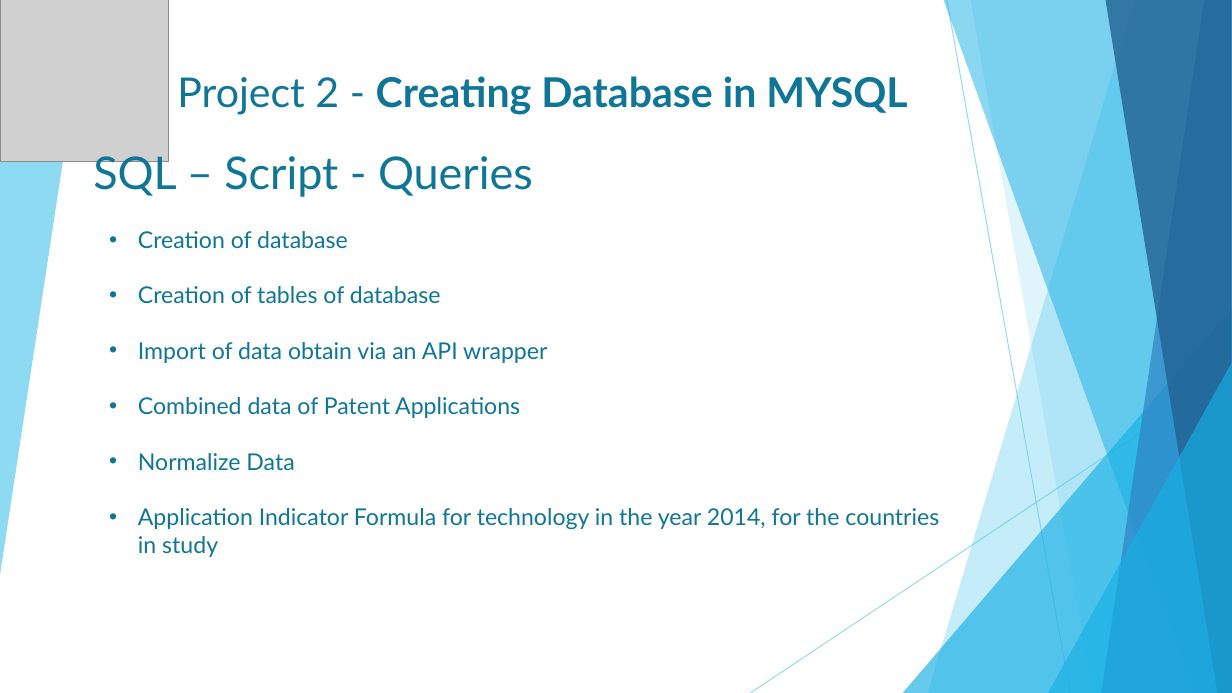
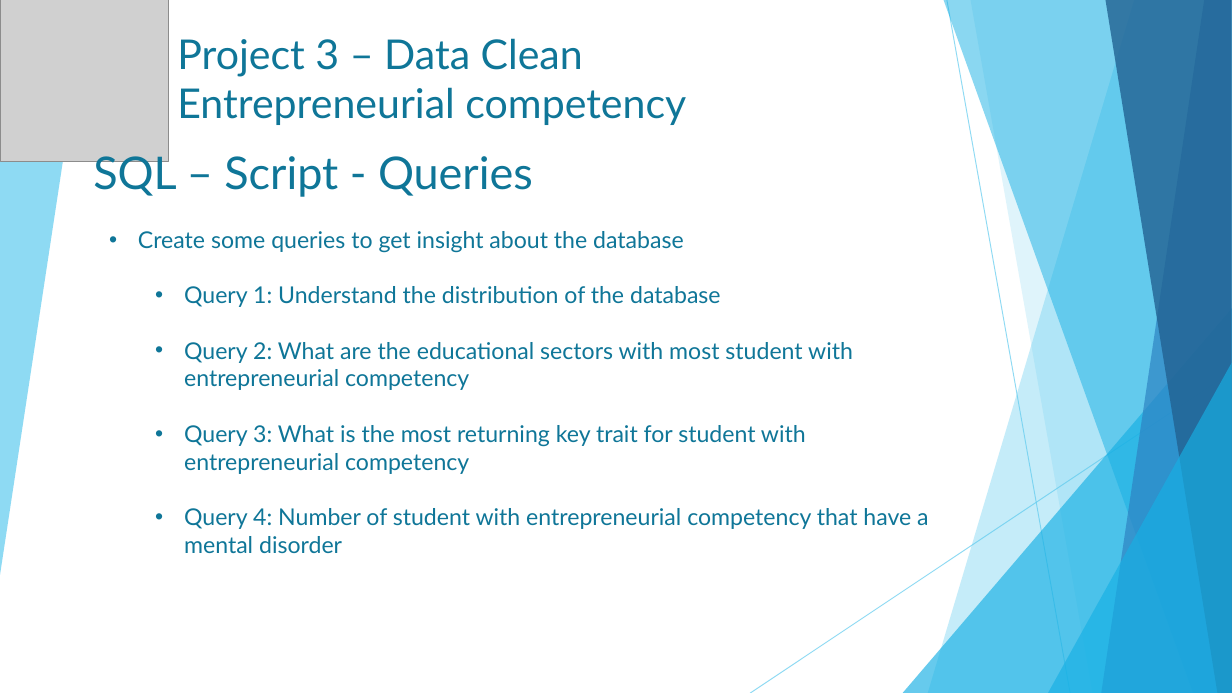
Before and after one commit to Edgart371/Project-3-Clean-Data-Entrepreneurial-Competency, a slide deck: slide 4 of Project3_Entrepreneurial competency .pptx (slide 5 before the commit). Drawn at 1232x693 pixels with LibreOffice and Linux fonts; fonts in the diff are those of the drawing; grey boxes stand for pictures. Boxes give left, top, right and bottom in pixels: in the first picture for what was removed or moved away, otherwise in the second. Text is boxed around its words. In the diff, an @@ line names an element or a change of style, - is before the commit and + after.

```diff
--- a/Project3_Entrepreneurial competency .pptx
+++ b/Project3_Entrepreneurial competency .pptx
@@ title at [177,38,686,125]: text changed; bold off @@
-Project 2 - Creating Database in MYSQL
+Project 3 – Data Clean
+Entrepreneurial competency
@@ text at [138,231,928,553]: text changed @@
-• Creation of database
-• Creation of tables of database
-• Import of data obtain via an API wrapper
-• Combined data of Patent Applications
-• Normalize Data
-• Application Indicator Formula for technology in the year 2014, for the countries in study
+• Create some queries to get insight about the database
+  • Query 1: Understand the distribution of the database
+  • Query 2: What are the educational sectors with most student with entrepreneurial competency
+  • Query 3: What is the most returning key trait for student with entrepreneurial competency
+  • Query 4: Number of student with entrepreneurial competency that have a mental disorder
```
Also in this commit, not shown: 4 other slides changed, 3 slides added, 4 slides removed.
